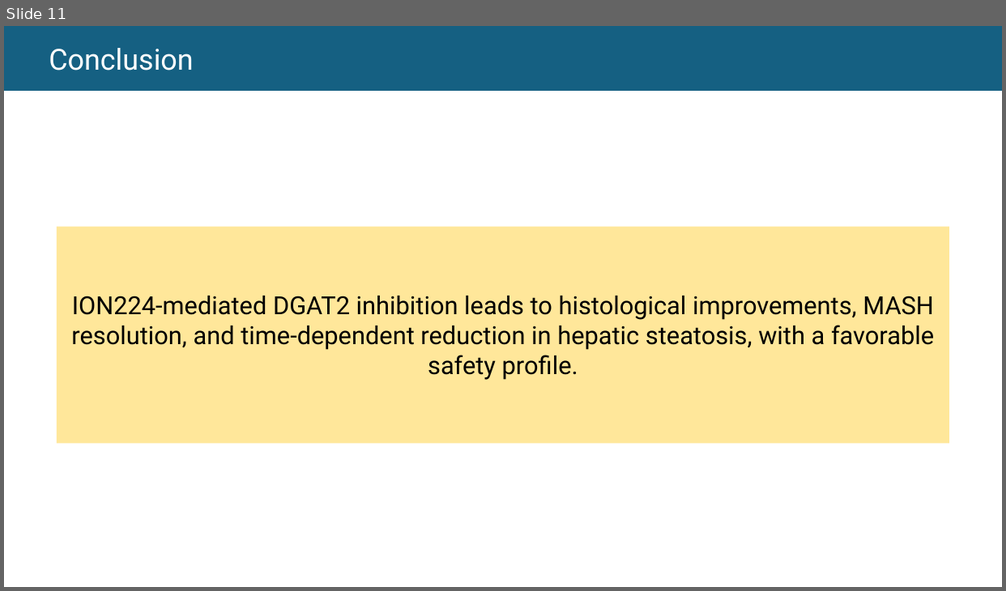
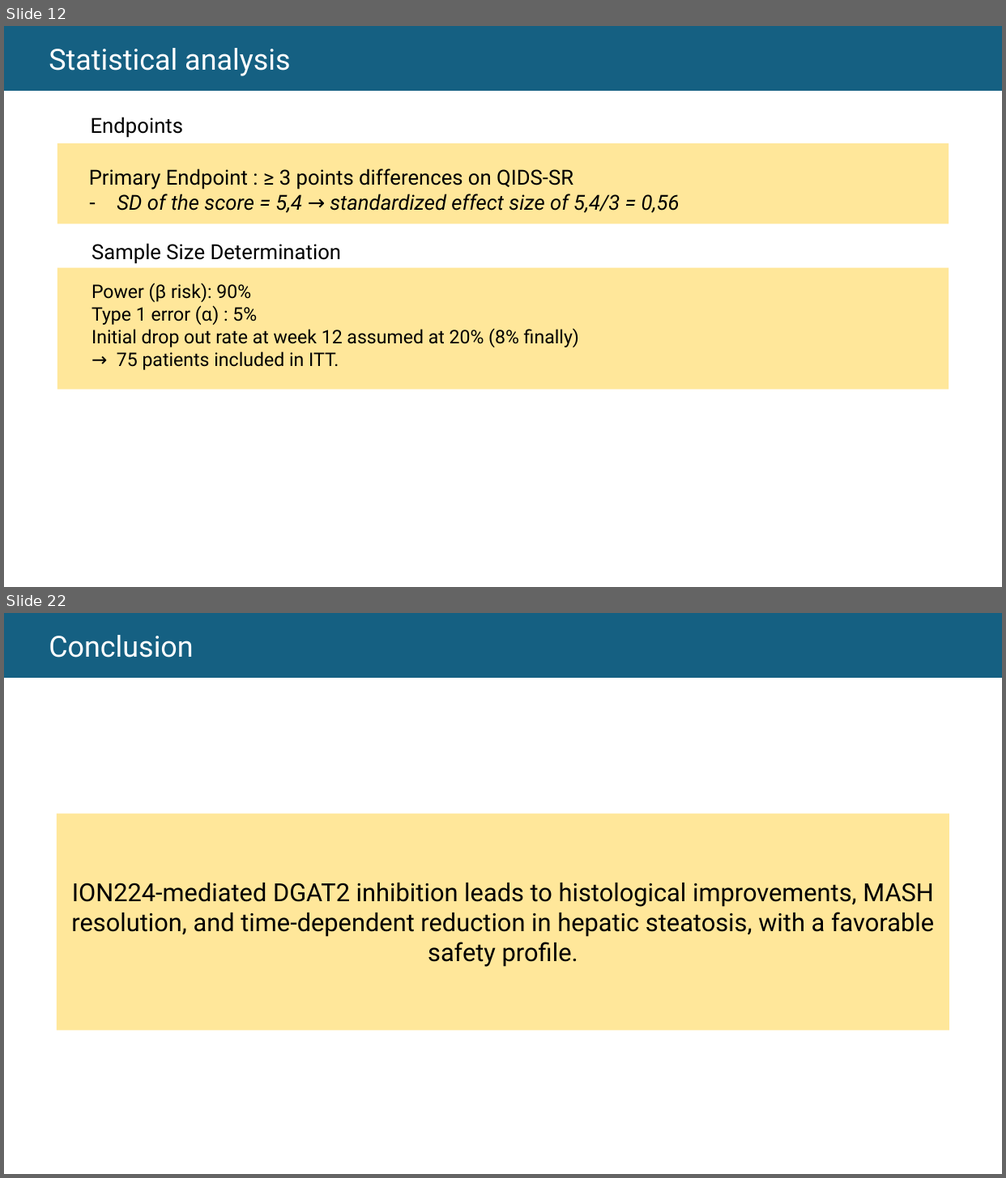
Before and after one commit to thomashusson29/M2biostatistiques, a slide deck: S1/devoirEO/Oral M2.pptx. Shown one above the other, each under a label of ours: slide 11 before the commit, slides 12 and 22 after it; the slides between them are not shown. The pictures are 1006x591 and 1006x1178 pixels, drawn with LibreOffice and Linux fonts; fonts in the diff are those of the drawing. Boxes give left, top, right and bottom in pixels: in the first picture for what was removed or moved away, otherwise in the second. Text is boxed around its words. In the diff, an @@ line names an element or a change of style, - is before the commit and + after.

```diff
--- a/S1/devoirEO/Oral M2.pptx
+++ b/S1/devoirEO/Oral M2.pptx
@@ slide 12 added at (x1=4, y1=26, x2=1002, y2=587), background #FFFFFF @@
@@ rectangle added at (x1=4, y1=26, x2=1002, y2=90), fill #156082, 28 pt, text #FFFFFF @@
+  Statistical analysis
@@ text added at (x1=91, y1=117, x2=183, y2=138), 20 pt, text #000000 @@
+Endpoints
@@ rectangle added at (x1=57, y1=143, x2=948, y2=224), fill #FFE79A @@
@@ text added at (x1=89, y1=169, x2=680, y2=213), 20 pt, text #000000, italic @@
+Primary Endpoint : ≥ 3 points differences on QIDS-SR
+– SD of the score = 5,4 → standardized effect size of 5,4/3 = 0,56
@@ text added at (x1=91, y1=243, x2=342, y2=264), 20 pt, text #000000 @@
+Sample Size Determination
@@ rectangle added at (x1=57, y1=268, x2=948, y2=389), fill #FFE79A @@
@@ text added at (x1=91, y1=283, x2=579, y2=370), 18 pt, text #000000 @@
+Power (β risk): 90%
+Type 1 error (ɑ) : 5%
+Initial drop out rate at week 12 assumed at 20% (8% finally)
+→ 75 patients included in ITT.
@@ what was slide 11 is now slide 22 @@
```
Also in this commit, not shown: 3 slides changed, 17 other slides added, 7 slides removed, 31 other files.
